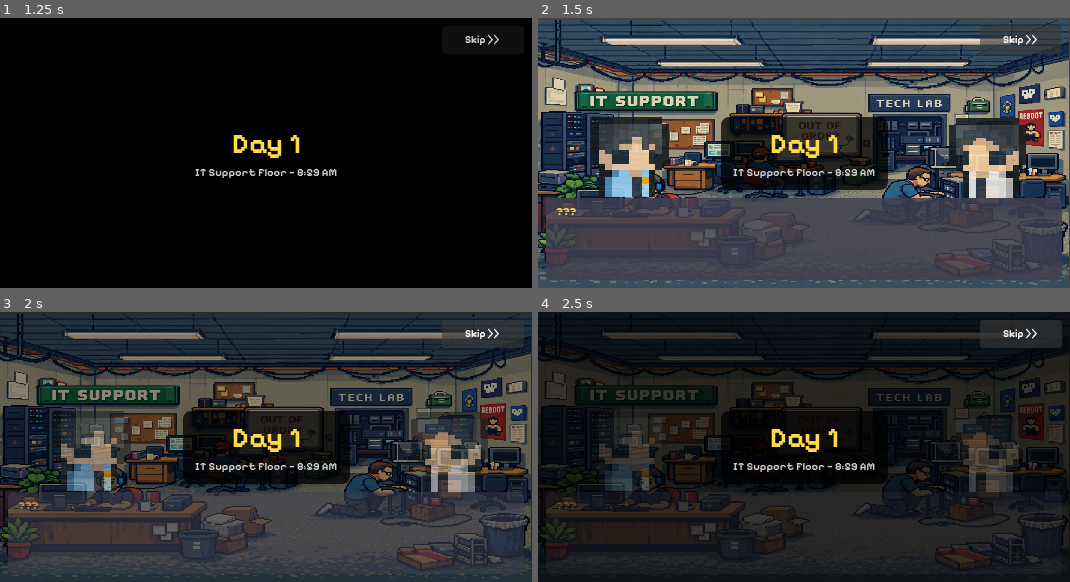
Above: before the commit, frames 1-4 (two rows, left to right).
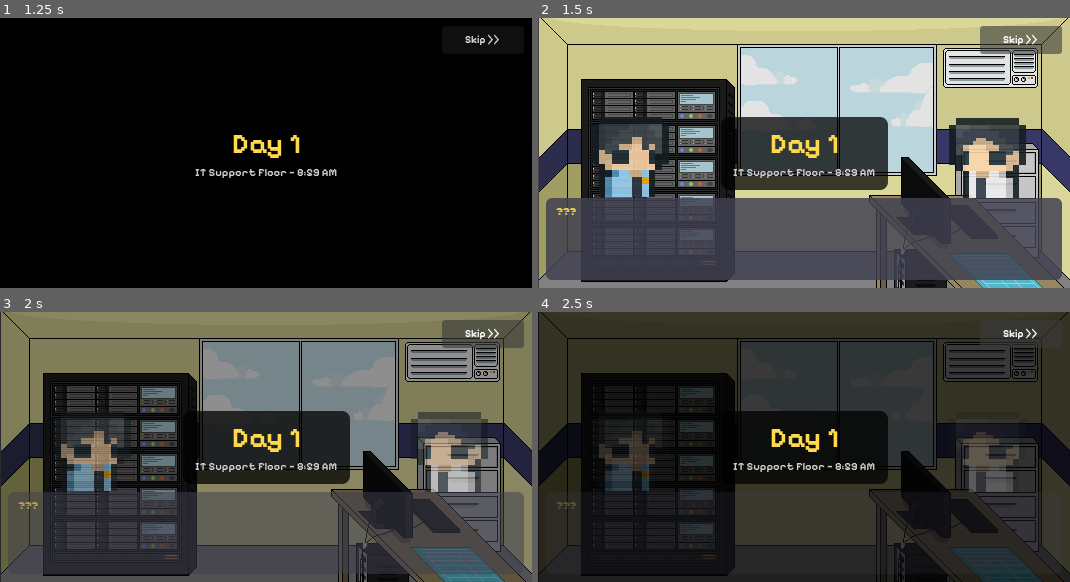
Above: after the commit, the same moments.

Repository: Raikosuu/Full-Tech-Panic_Public
Game: Godot game, scene res://scenes/main_menu.tscn
Same seed, same stepped clock (60 frames per second), same inputs: the game is played once before the commit and once after it.
Inputs:
- Up to frame 1 (1.25 s): click "New Game" at 0.5 s
- Up to frame 2 (1.5 s): click "Skip >>" at 1.25 s
- Up to frame 3 (2 s): no input
- Up to frame 4 (2.5 s): click "Skip >>" at 2 s

Frame 1 is identical in both runs. In frame 2, 61% of the frame differs, in the area x 0-100%, y 0-100%; in frame 3, 73%; in frame 4, 42%.

Commit message:
background update for the cutscenes

Diff:
--- a/cutscenes/day2_intro.tscn
+++ b/cutscenes/day2_intro.tscn
@@ -1,7 +1,7 @@
 [gd_scene format=3 uid="uid://curycgsevb7cm"]
 
 [ext_resource type="Script" uid="uid://bwe8v42l8nt38" path="res://scripts/day_2_intro.gd" id="1_l5nnb"]
-[ext_resource type="Texture2D" uid="uid://du2epxqpgng6e" path="res://assets/IT_bg.png" id="2_duw32"]
+[ext_resource type="Texture2D" uid="uid://cks3t3mio0nti" path="res://assets/BG_frame.png" id="2_duw32"]
 [ext_resource type="FontFile" uid="uid://castux4fucj02" path="res://assets/fonts/Pixelify_Sans/static/PixelifySans-Bold.ttf" id="3_7448q"]
 [ext_resource type="FontFile" uid="uid://chkdc34o58e2w" path="res://assets/fonts/PixelGamer-Regular.otf" id="4_pfusq"]
 [ext_resource type="FontFile" uid="uid://bjj6dqwmit5q1" path="res://assets/fonts/Pixelify_Sans/Jersey10-Regular.ttf" id="5_duw32"]
@@ -332,8 +332,7 @@
 script = ExtResource("1_l5nnb")
 
 [node name="Background" type="Sprite2D" parent="." unique_id=1390812207]
-position = Vector2(265.5, 135)
-scale = Vector2(0.34570313, 0.26171878)
+position = Vector2(266, 135)
 texture = ExtResource("2_duw32")
 
 [node name="UI" type="CanvasLayer" parent="." unique_id=1535867570]
@@ -377,7 +376,7 @@
 theme_override_colors/font_color = Color(0.8, 0.8, 0.8, 1)
 theme_override_fonts/font = ExtResource("3_7448q")
 theme_override_font_sizes/font_size = 11
-text = "IT Support Floor — 5:00 PM"
+text = "IT Support Floor — 8:00 AM"
 horizontal_alignment = 1
 
 [node name="DialogueBox" type="PanelContainer" parent="UI" unique_id=2026043041]
--- a/cutscenes/day3_intro.tscn
+++ b/cutscenes/day3_intro.tscn
@@ -1,7 +1,7 @@
 [gd_scene format=3 uid="uid://bo7v4b1abca5q"]
 
 [ext_resource type="Script" uid="uid://i80ofelep3bi" path="res://scripts/day_3_intro.gd" id="1_i8rid"]
-[ext_resource type="Texture2D" uid="uid://du2epxqpgng6e" path="res://assets/IT_bg.png" id="2_882g8"]
+[ext_resource type="Texture2D" uid="uid://cks3t3mio0nti" path="res://assets/BG_frame.png" id="2_882g8"]
 [ext_resource type="FontFile" uid="uid://castux4fucj02" path="res://assets/fonts/Pixelify_Sans/static/PixelifySans-Bold.ttf" id="3_n4a5v"]
 [ext_resource type="FontFile" uid="uid://chkdc34o58e2w" path="res://assets/fonts/PixelGamer-Regular.otf" id="4_jakss"]
 [ext_resource type="FontFile" uid="uid://bjj6dqwmit5q1" path="res://assets/fonts/Pixelify_Sans/Jersey10-Regular.ttf" id="5_882g8"]
@@ -332,8 +332,7 @@
 script = ExtResource("1_i8rid")
 
 [node name="Background" type="Sprite2D" parent="." unique_id=1390812207]
-position = Vector2(265.5, 136.75)
-scale = Vector2(0.34570313, 0.26220703)
+position = Vector2(266, 135)
 texture = ExtResource("2_882g8")
 
 [node name="UI" type="CanvasLayer" parent="." unique_id=1535867570]
@@ -377,7 +376,7 @@
 theme_override_colors/font_color = Color(0.8, 0.8, 0.8, 1)
 theme_override_fonts/font = ExtResource("3_n4a5v")
 theme_override_font_sizes/font_size = 11
-text = "IT Support Floor — 5:00 PM"
+text = "IT Support Floor — 8:00 AM"
 horizontal_alignment = 1
 
 [node name="DialogueBox" type="PanelContainer" parent="UI" unique_id=2026043041]
--- a/cutscenes/epilogue.tscn
+++ b/cutscenes/epilogue.tscn
@@ -1,7 +1,7 @@
 [gd_scene format=3 uid="uid://dppijtm6hdmjw"]
 
 [ext_resource type="Script" uid="uid://8qfbl0lxwsuh" path="res://scripts/epilogue.gd" id="1_iqdro"]
-[ext_resource type="Texture2D" uid="uid://du2epxqpgng6e" path="res://assets/IT_bg.png" id="2_rnp6b"]
+[ext_resource type="Texture2D" uid="uid://cks3t3mio0nti" path="res://assets/BG_frame.png" id="2_rnp6b"]
 [ext_resource type="FontFile" uid="uid://castux4fucj02" path="res://assets/fonts/Pixelify_Sans/static/PixelifySans-Bold.ttf" id="3_w4swx"]
 [ext_resource type="FontFile" uid="uid://chkdc34o58e2w" path="res://assets/fonts/PixelGamer-Regular.otf" id="4_ojige"]
 [ext_resource type="AudioStream" uid="uid://lidvfokl7g86" path="res://sfx/creatorshome-video-game-text-330163.mp3" id="5_pfop7"]
@@ -332,8 +332,8 @@
 script = ExtResource("1_iqdro")
 
 [node name="Background" type="Sprite2D" parent="." unique_id=1390812207]
-position = Vector2(265.5, 135.75)
-scale = Vector2(0.34570313, 0.2602539)
+position = Vector2(265.99997, 135)
+scale = Vector2(0.99999994, 0.99999994)
 texture = ExtResource("2_rnp6b")
 
 [node name="UI" type="CanvasLayer" parent="." unique_id=1535867570]
--- a/cutscenes/prologue.tscn
+++ b/cutscenes/prologue.tscn
@@ -2,7 +2,7 @@
 
 [ext_resource type="FontFile" uid="uid://chkdc34o58e2w" path="res://assets/fonts/PixelGamer-Regular.otf" id="1_font"]
 [ext_resource type="Script" uid="uid://cchqjnahv6a84" path="res://scripts/prologue.gd" id="1_prol"]
-[ext_resource type="Texture2D" uid="uid://du2epxqpgng6e" path="res://assets/IT_bg.png" id="2_30x7o"]
+[ext_resource type="Texture2D" uid="uid://cks3t3mio0nti" path="res://assets/BG_frame.png" id="2_ojphu"]
 [ext_resource type="FontFile" uid="uid://castux4fucj02" path="res://assets/fonts/Pixelify_Sans/static/PixelifySans-Bold.ttf" id="2_y30ld"]
 [ext_resource type="AudioStream" uid="uid://lidvfokl7g86" path="res://sfx/creatorshome-video-game-text-330163.mp3" id="5_0g5x1"]
 [ext_resource type="FontFile" uid="uid://bjj6dqwmit5q1" path="res://assets/fonts/Pixelify_Sans/Jersey10-Regular.ttf" id="5_ojphu"]
@@ -332,9 +332,9 @@
 script = ExtResource("1_prol")
 
 [node name="Background" type="Sprite2D" parent="." unique_id=1390812207]
-position = Vector2(265.5, 136.25)
-scale = Vector2(0.34570313, 0.26123047)
-texture = ExtResource("2_30x7o")
+position = Vector2(266.38574, 134.99597)
+scale = Vector2(0.9985499, 1.0000299)
+texture = ExtResource("2_ojphu")
 
 [node name="UI" type="CanvasLayer" parent="." unique_id=1535867570]
 layer = 10
Binary file added: assets/BG_frame.png
Not shown, added: assets/BG_frame.png.import
Not shown, changed: export_presets.cfg
